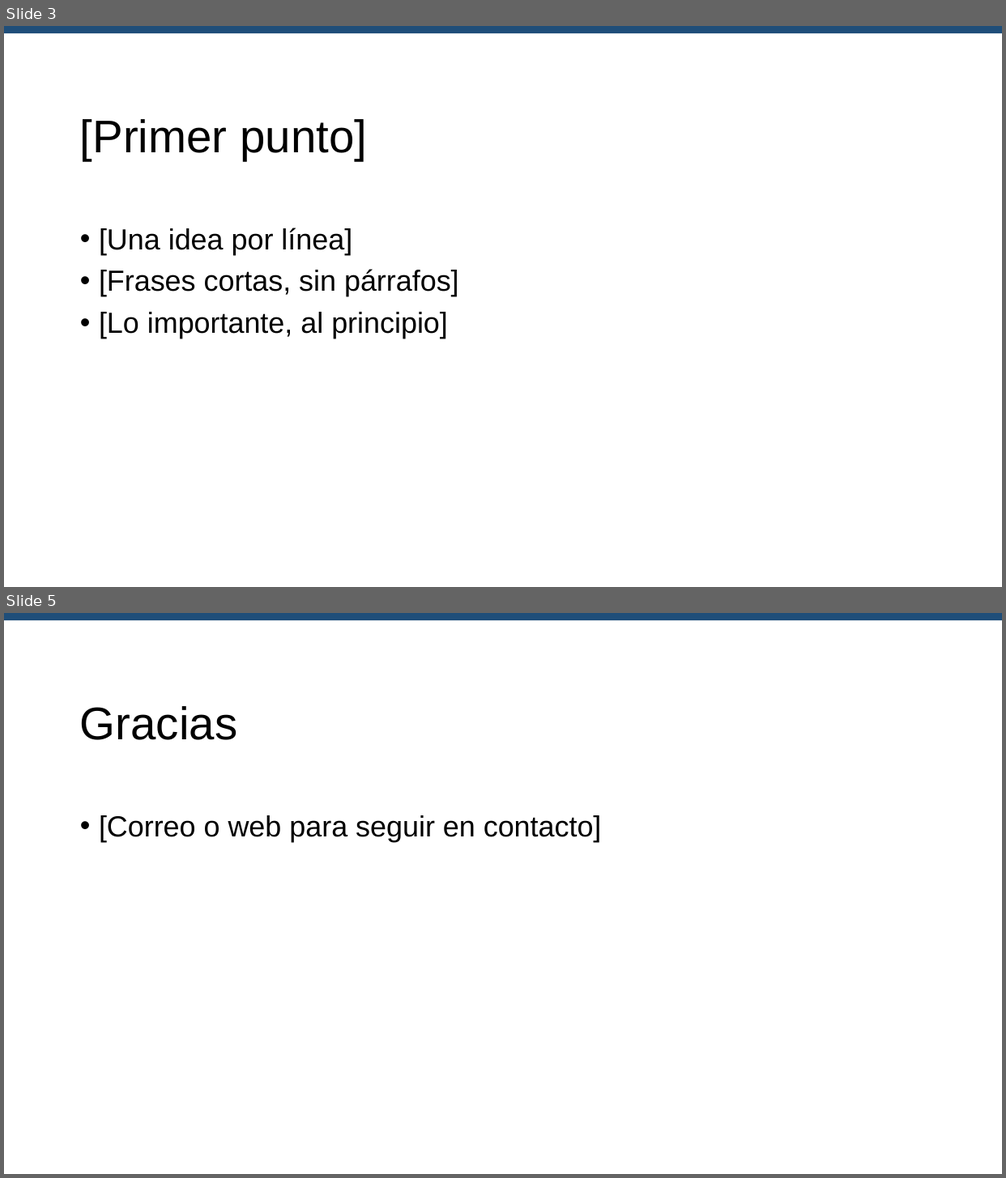
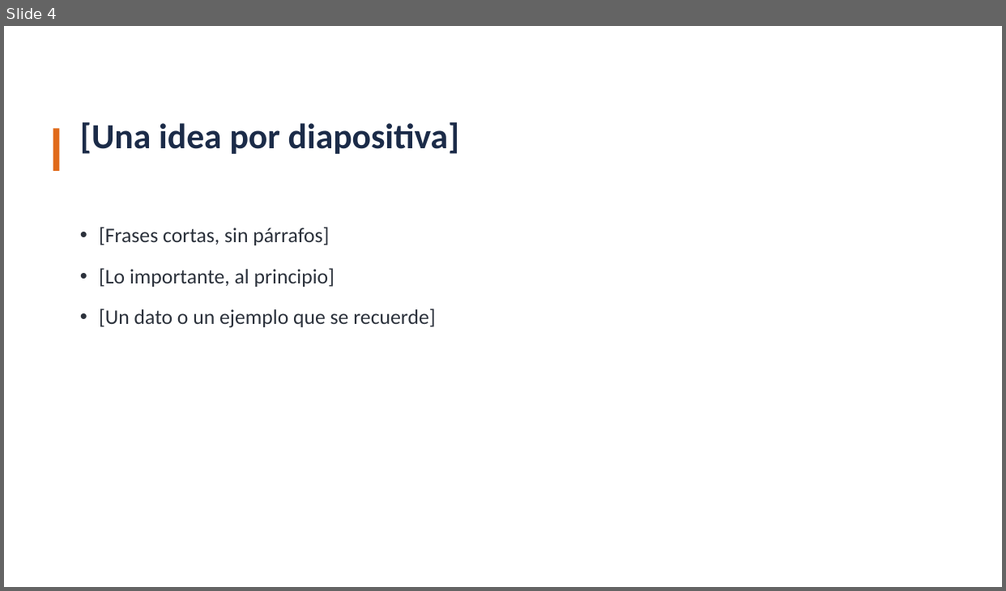
Before and after one commit to MolinoSuite/Molino, a slide deck: resources/templates/es/presentacion.pptx. Shown one above the other, each under a label of ours: slides 3 and 5 before the commit, slide 4 after it; the slides between them are not shown. The pictures are 1006x1178 and 1006x591 pixels, drawn with LibreOffice and Linux fonts; fonts in the diff are those of the drawing. Boxes give left, top, right and bottom in pixels: in the first picture for what was removed or moved away, otherwise in the second. Text is boxed around its words. In the diff, an @@ line names an element or a change of style, - is before the commit and + after.

```diff
--- a/resources/templates/es/presentacion.pptx
+++ b/resources/templates/es/presentacion.pptx
@@ slide 5 removed at (x1=4, y1=613, x2=1002, y2=1174), background #FFFFFF @@
@@ rectangle removed at (x1=4, y1=613, x2=1002, y2=620) @@
@@ title removed at (x1=80, y1=706, x2=237, y2=740) @@
-Gracias
@@ text removed at (x1=99, y1=815, x2=602, y2=842) @@
-• [Correo o web para seguir en contacto]
@@ what was slide 3 is now slide 4 @@
@@ slide 4 changed as well @@
@@ rectangle removed at (x1=4, y1=26, x2=1002, y2=33) @@
@@ title at (x1=80, y1=122, x2=459, y2=154): text changed; size 44 to 34 pt; font Arial to Calibri; text colour #000000 to #1B2B48; bold on @@
-[Primer punto]
+[Una idea por diapositiva]
@@ rectangle added at (x1=53, y1=129, x2=59, y2=171), fill #E06A1A @@
@@ text at (x1=99, y1=228, x2=352, y2=255): paragraph removed @@
-• [Una idea por línea]
@@ text at (x1=99, y1=227, x2=334, y2=287): size 28 to 20 pt, font Arial to Calibri, text colour #000000 to #2B313B in "[Frases cortas, sin párrafos]", "[Lo importante, al principio]"; more space between paragraphs @@
@@ text at (x1=99, y1=309, x2=435, y2=328): paragraph added @@
+• [Un dato o un ejemplo que se recuerde]
```
Also in this commit, not shown: 2 other slides changed, 4 slides added, 1 other slide removed, 11 other files.
